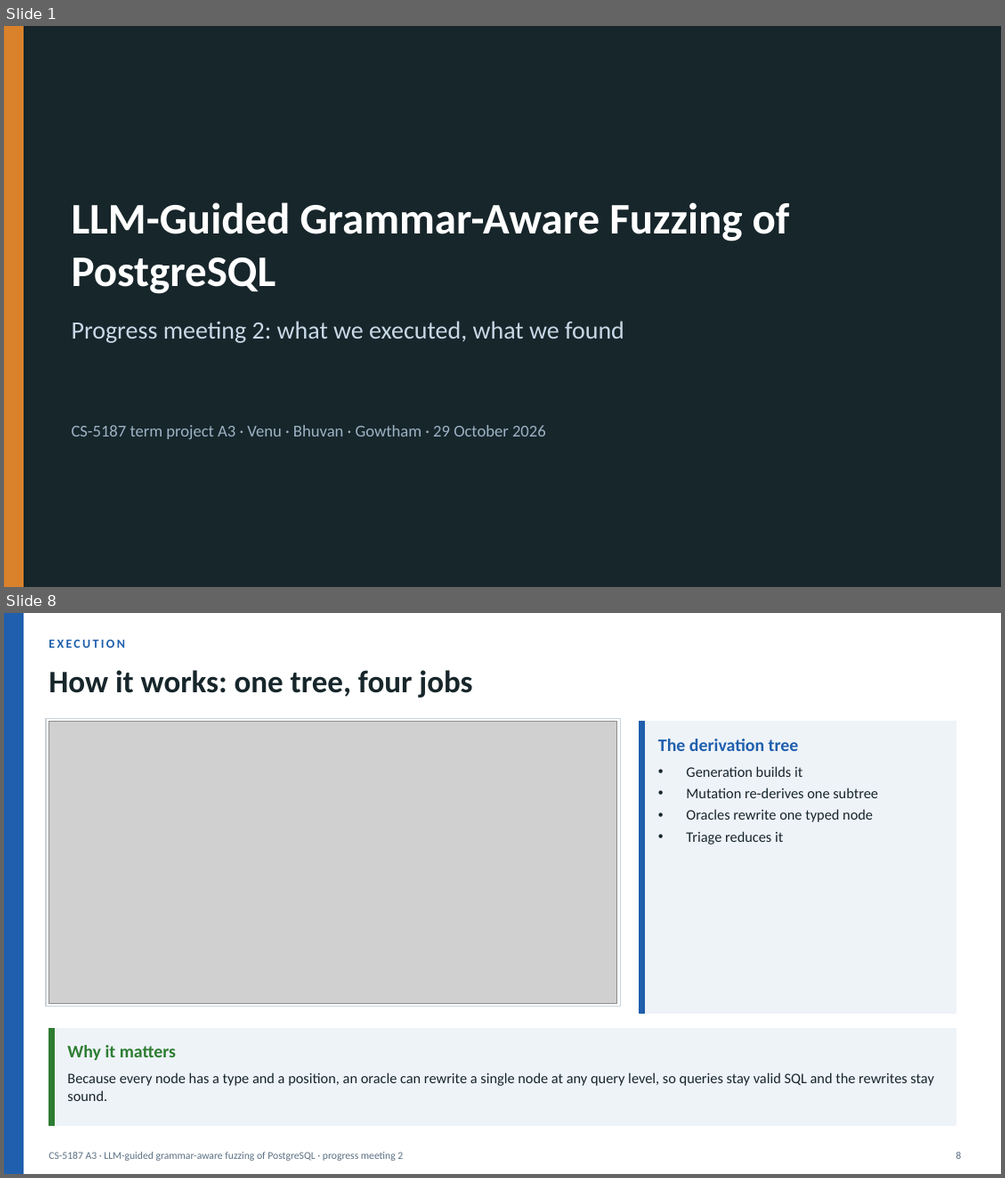
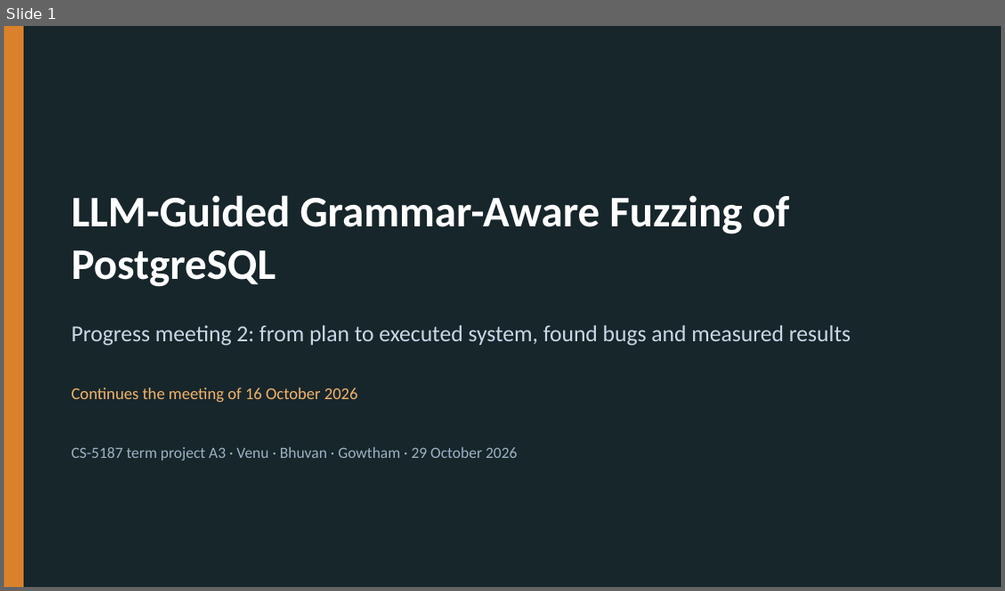
Before and after one commit to v28k/cs5187-term-project, a slide deck: docs/meeting2/deck/progress_meeting2.pptx. Shown one above the other, each under a label of ours: slides 1 and 8 before the commit, slide 1 after it; the slides between them are not shown. The pictures are 1005x1178 and 1005x591 pixels, drawn with LibreOffice and Linux fonts; fonts in the diff are those of the drawing; grey boxes stand for pictures. Boxes give left, top, right and bottom in pixels: in the first picture for what was removed or moved away, otherwise in the second. Text is boxed around its words. In the diff, an @@ line names an element or a change of style, - is before the commit and + after.

```diff
--- a/docs/meeting2/deck/progress_meeting2.pptx
+++ b/docs/meeting2/deck/progress_meeting2.pptx
@@ slide 8 removed at (4, 613, 1001, 1174), background #FFFFFF @@
@@ rectangle removed at (4, 613, 23, 1174) @@
@@ text removed at (48, 640, 125, 648) @@
-EXECUTION
@@ text removed at (48, 670, 472, 698) @@
-How it works: one tree, four jobs
@@ rectangle removed at (46, 718, 620, 1006) @@
@@ picture removed at (48, 722, 617, 1004) @@
@@ rectangle removed at (639, 722, 956, 1013) @@
@@ rectangle removed at (639, 722, 645, 1013) @@
@@ text removed at (658, 738, 799, 751) @@
-The derivation tree
@@ text removed at (686, 766, 878, 844) @@
-• Generation builds it
-• Mutation re-derives one subtree
-• Oracles rewrite one typed node
-• Triage reduces it
@@ rectangle removed at (48, 1028, 956, 1126) @@
@@ rectangle removed at (48, 1028, 54, 1126) @@
@@ text removed at (67, 1045, 176, 1060) @@
-Why it matters
@@ text removed at (67, 1072, 933, 1101) @@
-Because every node has a type and a position, an oracle can rewrite a single node at any query level, so queries stay valid SQL and the rewrites stay sound.
@@ text removed at (48, 1151, 403, 1160) @@
-CS-5187 A3 · LLM-guided grammar-aware fuzzing of PostgreSQL · progress meeting 2
@@ text removed at (955, 1151, 961, 1159) @@
-8
@@ slide 1 changed as well @@
@@ text "LLM-Guided Grammar-Aware Fuzzing of PostgreSQL": place and size @@
-text "LLM-Guided Grammar-Aware Fuzzing of PostgreSQL" at (72, 202, 790, 294)
+text "LLM-Guided Grammar-Aware Fuzzing of PostgreSQL" at (72, 195, 790, 287)
@@ text at (72, 325, 850, 346): text changed; size 24 to 22 pt @@
-Progress meeting 2: what we executed, what we found
+Progress meeting 2: from plan to executed system, found bugs and measured results
@@ text added at (72, 387, 358, 402), 16 pt, text #F2B36B @@
+Continues the meeting of 16 October 2026
@@ text "CS-5187 term project A3 · ...": place and size @@
-text "CS-5187 term project A3 · ..." at (72, 425, 546, 439)
+text "CS-5187 term project A3 · ..." at (72, 447, 517, 460)
@@ text "CS-5187 term project A3 · ..." at (72, 447, 517, 460): size 16 to 15 pt @@
```
Also in this commit, not shown: 10 other slides changed, 12 slides added, 6 other slides removed, 6 other files.
